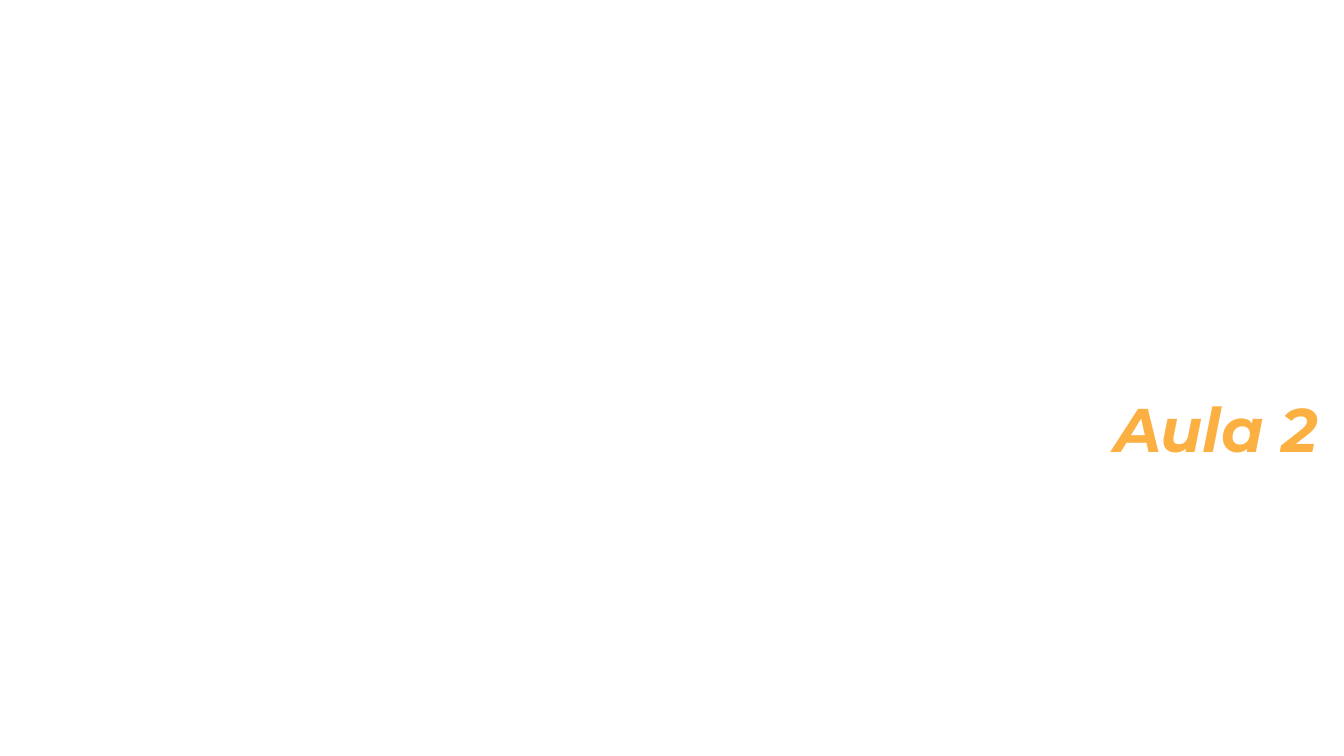
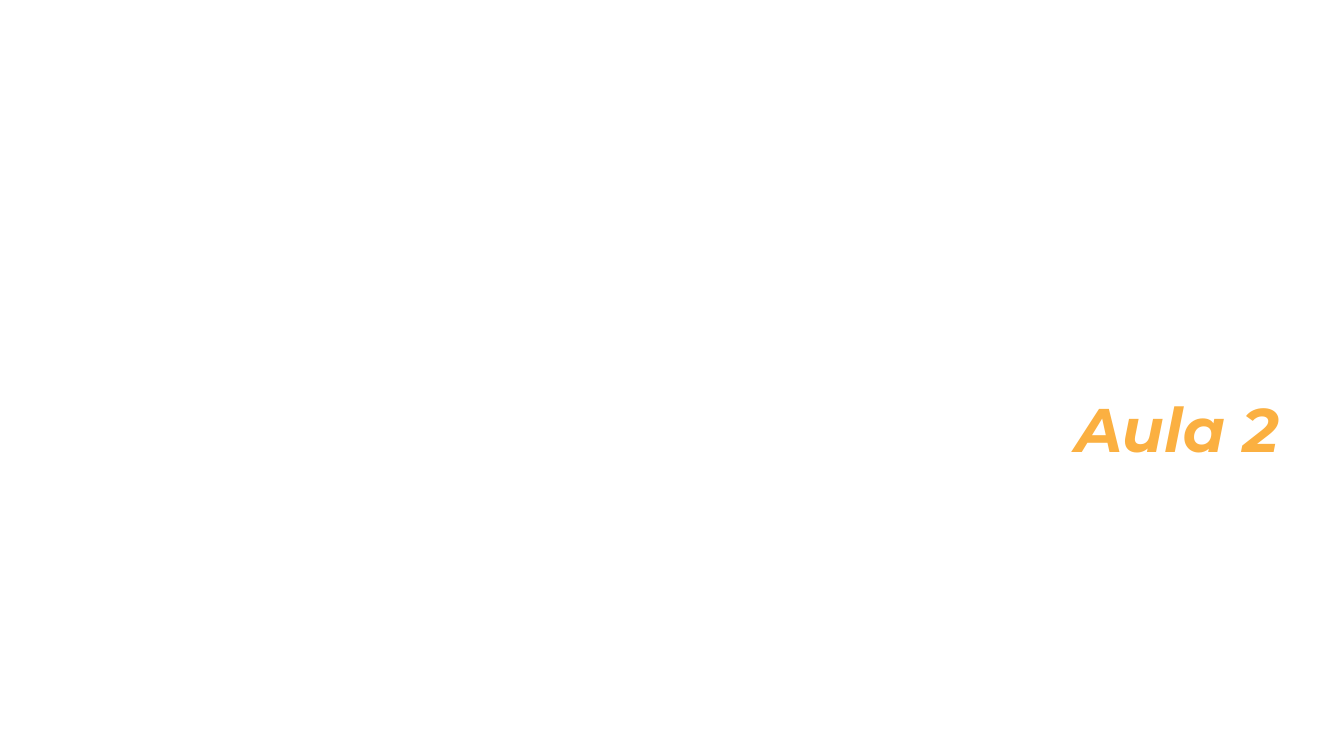
Before and after one commit to marcoslimaqa/cwi-automation-training, a slide deck: slide 25 of arquivos-treinamento/Treinamento Automação CWI - Aula 2.pptx. Drawn at 1344x756 pixels with LibreOffice and Linux fonts; fonts in the diff are those of the drawing; background and template pictures are left out; a plain dark background stands for a picture behind light text. Boxes give left, top, right and bottom in pixels: in the first picture for what was removed or moved away, otherwise in the second. Text is boxed around its words. In the diff, an @@ line names an element or a change of style, - is before the commit and + after.

Commit message:
Atualizado ppt aula 2

```diff
--- a/arquivos-treinamento/Treinamento Automação CWI - Aula 2.pptx
+++ b/arquivos-treinamento/Treinamento Automação CWI - Aula 2.pptx
@@ title "Aula 2": place and size @@
-title "Aula 2" at box(1114, 406, 1317, 453)
+title "Aula 2" at box(1075, 406, 1278, 453)
```
Also in this commit, not shown: 1 other slide changed, 1 slide added.
